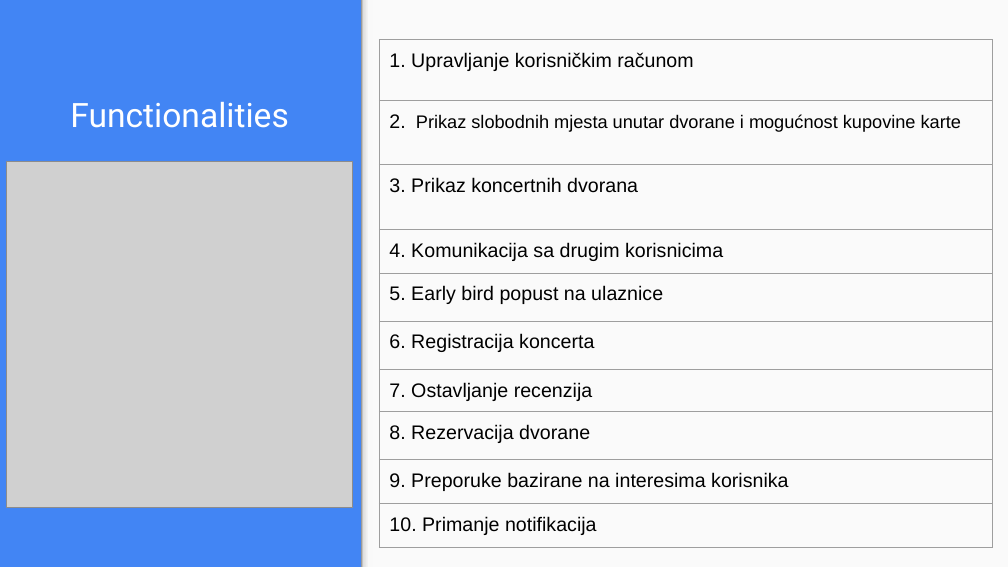
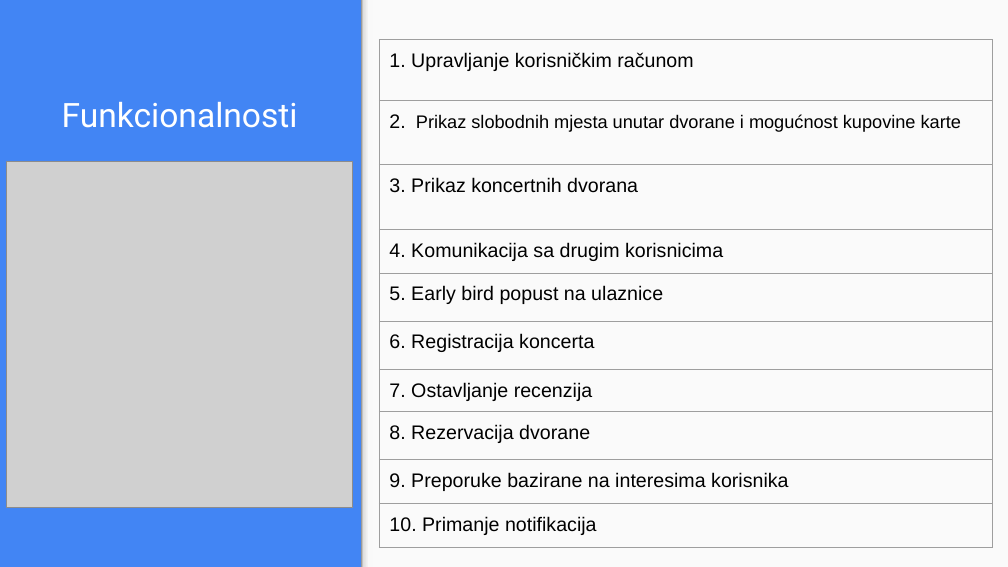
Before and after one commit to ebabic1/OOAD-G6-FAAME, a slide deck: slide 4 of Prezentacija/Prezentacija.pptx. Drawn at 1008x567 pixels with LibreOffice and Linux fonts; fonts in the diff are those of the drawing; grey boxes stand for pictures. Boxes give left, top, right and bottom in pixels: in the first picture for what was removed or moved away, otherwise in the second. Text is boxed around its words. In the diff, an @@ line names an element or a change of style, - is before the commit and + after.

```diff
--- a/Prezentacija/Prezentacija.pptx
+++ b/Prezentacija/Prezentacija.pptx
@@ title at [62,102,298,128]: text changed @@
-Functionalities
+Funkcionalnosti
```
Also in this commit, not shown: 12 other slides changed, 2 slides added.
